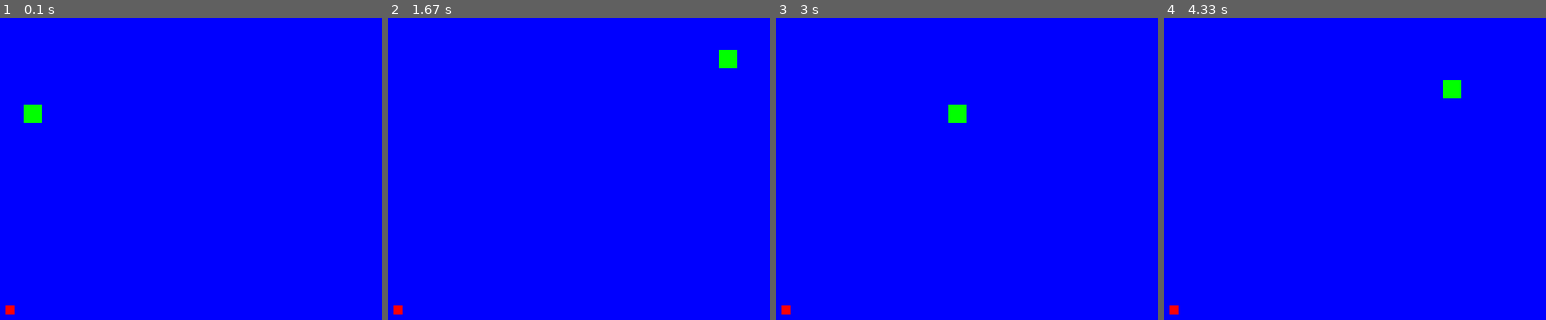
Above: before the commit, frames 1-4 (left to right).
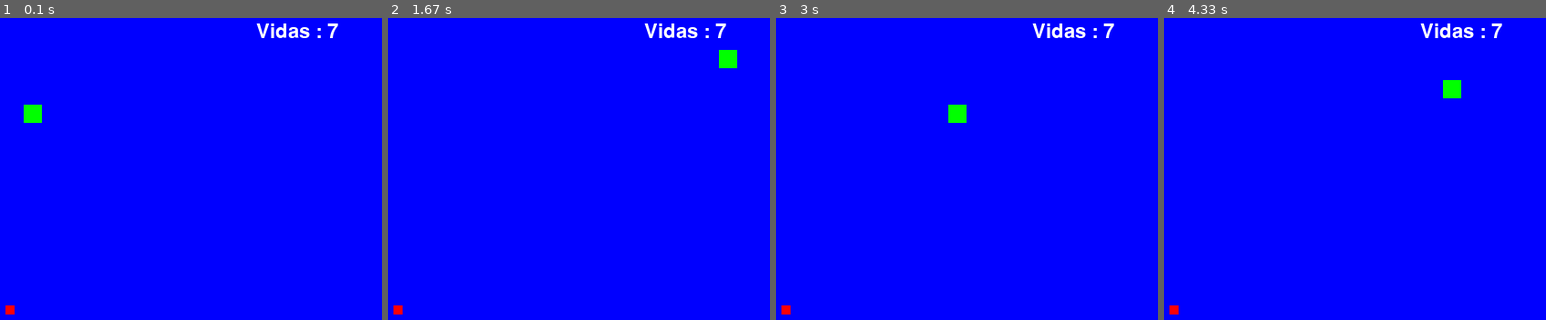
Above: after the commit, the same moments.

Repository: Mikel331/Pygame
Game: pygame game, started from Snake/main.py
The game is run twice, just before and just after one commit, with the same random seed, the same clock (stepped at 60 frames per second) and the same inputs.
Inputs:
- Up to frame 1 (0.1 s): no input
- Up to frame 2 (1.67 s): hold Right 0.33-0.8 s; hold Up 0.83-1.13 s; hold Right 1.17-1.63 s
- Up to frame 3 (3 s): hold Left 1.67-2.2 s; hold Down 2.23-2.53 s; hold Left 2.57-2.97 s
- Up to frame 4 (4.33 s): hold Up 3-3.37 s; hold Right 3.4-4.03 s; hold Down from 4.07 s (still down)

The runs differ from the first frame. In frame 1, 0.4% of the frame differs, in the area x 67-89%, y 1-7%; in frame 2, 0.4%; in frame 3, 0.4%; in frame 4, 0.4%.

Commit message:
Codigo colision de la pared comentado

Diff:
--- a/Snake/Serpiente.py
+++ b/Snake/Serpiente.py
@@ -47,7 +47,19 @@
         for i in range (len(self.cuerpo)-1,0,-1):
             self.cuerpo[i] = self.cuerpo[i-1].copy()
 
+        if self.crecer:
+            for i in range(3):
+                self.cuerpo.append(self.cuerpo[-1].copy())
+                self.crecer = False
 
-        if self.crecer:
-            self.cuerpo.append(self.cuerpo[-1].copy())
-            self.crecer = False
+
+
+    # def Colision_Pared(self):
+    #     cabeza = self.cuerpo[0]
+    #     if cabeza.x < 0 or cabeza.x + cabeza.width > 800:
+    #       self.direccion.x = 0
+    #       self.direccion.y = 0
+
+    #     if cabeza.y < 0 or cabeza.y + cabeza.height >600:
+    #       self.direccion.y = 0
+    #       self.direccion.x = 0
--- a/Snake/main.py
+++ b/Snake/main.py
@@ -1,6 +1,5 @@
 #IMPORTACIONES
 import pygame
-import time
 from Manzana import Manzana
 from Serpiente import Serpiente
 
@@ -14,6 +13,7 @@
 clock = pygame.time.Clock()
 tiempo = 0
 velocidad_movimiento = 0.2
+font = pygame.font.Font(None,32)
 
 #METODO COMER MANZANA
 
@@ -31,6 +31,17 @@
             serpiente.crecer = True
             manzana.moverRandom()
 
+def Marcador_Vidas():
+    suavizado = True
+    color = ("white")
+    texto_vidas = font.render("Vidas : 7", suavizado, color)
+
+    texto = texto_vidas.get_rect()
+    texto.centerx = 800 // 2
+    texto.centery= 20
+
+    ventana.blit(texto_vidas, texto)
+
 
 #BUCLE DE INICIO Y LLAMADAS DE METODOS DE LAS DIFERENTES CLASES
 while running:
@@ -47,6 +58,9 @@
     serpiente.Dibujo(ventana)
     manzana.Manzana_Dibujo(ventana)
     Comer_Manzana(serpiente,manzana)
+    Marcador_Vidas()
+    # serpiente.Colision_Pared()
+
 
 
 
